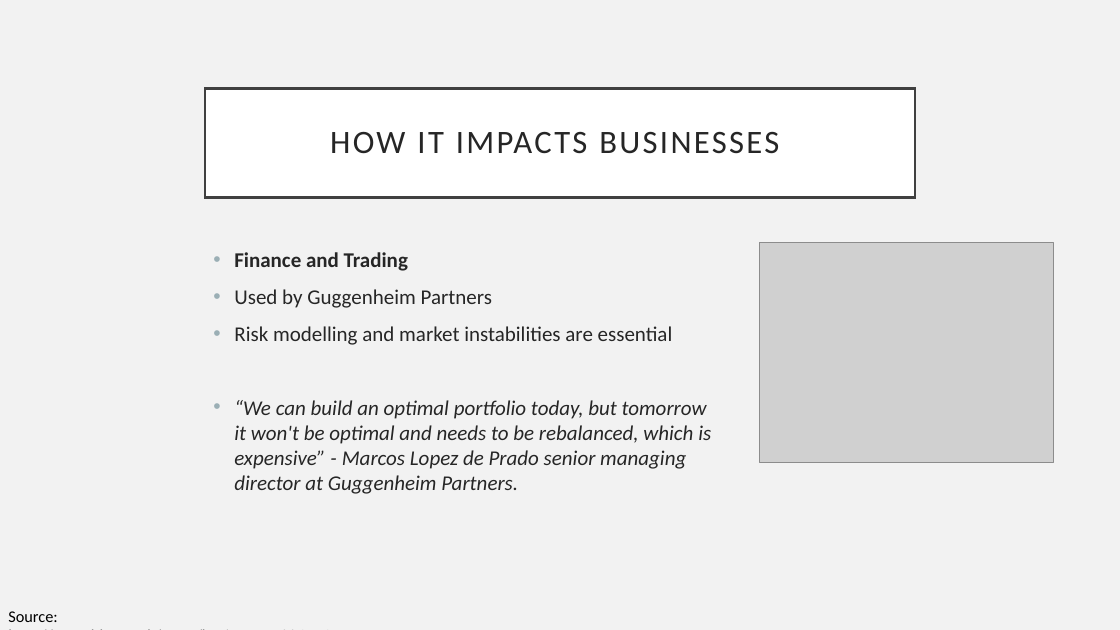
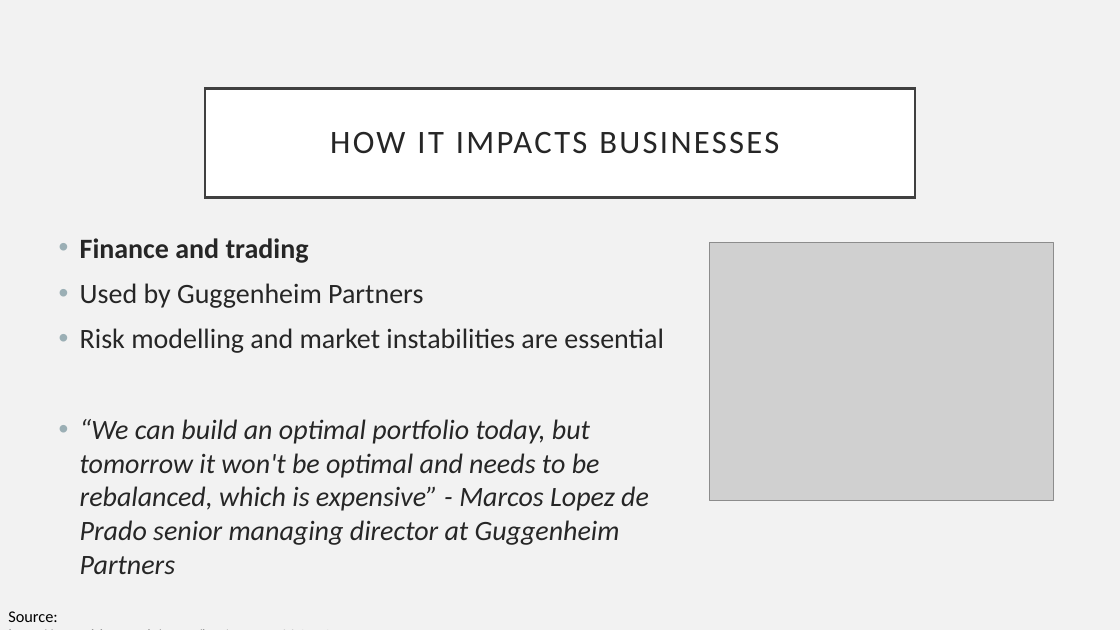
Before and after one commit to 446163/work, a slide deck: slide 6 of Daniel Easteals Quantum Computing.pptx. Drawn at 1120x630 pixels with LibreOffice and Linux fonts; fonts in the diff are those of the drawing; grey boxes stand for pictures. Boxes give left, top, right and bottom in pixels: in the first picture for what was removed or moved away, otherwise in the second. Text is boxed around its words. In the diff, an @@ line names an element or a change of style, - is before the commit and + after.

```diff
--- a/Daniel Easteals Quantum Computing.pptx
+++ b/Daniel Easteals Quantum Computing.pptx
@@ text "Finance and trading": place and size @@
-text "Finance and trading" at <box>234,252,711,494</box>
+text "Finance and trading" at <box>80,238,664,574</box>
@@ text at <box>80,238,309,263</box>: text changed; size 18 to 24.1 pt @@
-• Finance and Trading
+• Finance and trading
@@ picture: place and size @@
-picture at <box>760,242,1054,462</box>
+picture at <box>710,242,1054,500</box>
@@ text at <box>80,283,664,353</box>: size 18 to 24.1 pt in "Used by Guggenheim Partners", "Risk modelling and market instabilities are essential" @@
@@ text at <box>80,419,649,574</box>: text changed; size 18 to 24.1 pt @@
-• “We can build an optimal portfolio today, but tomorrow it won't be optimal and needs to be rebalanced, which is expensive” - Marcos Lopez de Prado senior managing director at Guggenheim Partners.
+• “We can build an optimal portfolio today, but tomorrow it won't be optimal and needs to be rebalanced, which is expensive” - Marcos Lopez de Prado senior managing director at Guggenheim Partners
```
Also in this commit, not shown: 6 other slides changed, 1 slide added.
